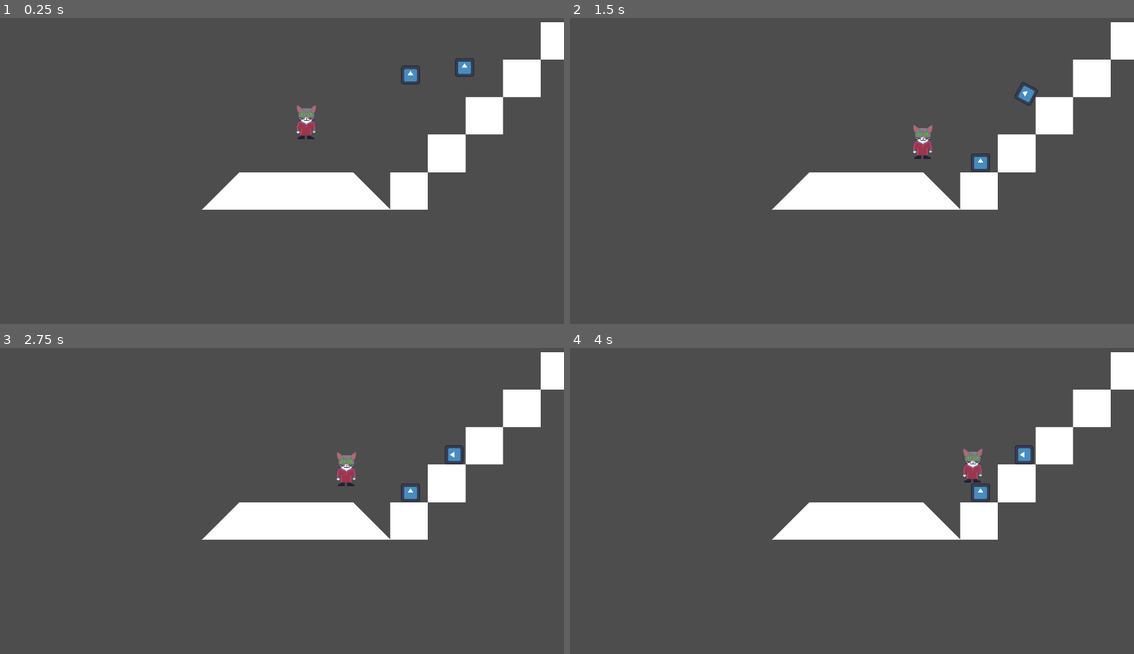
Above: before the commit, frames 1-4 (two rows, left to right).
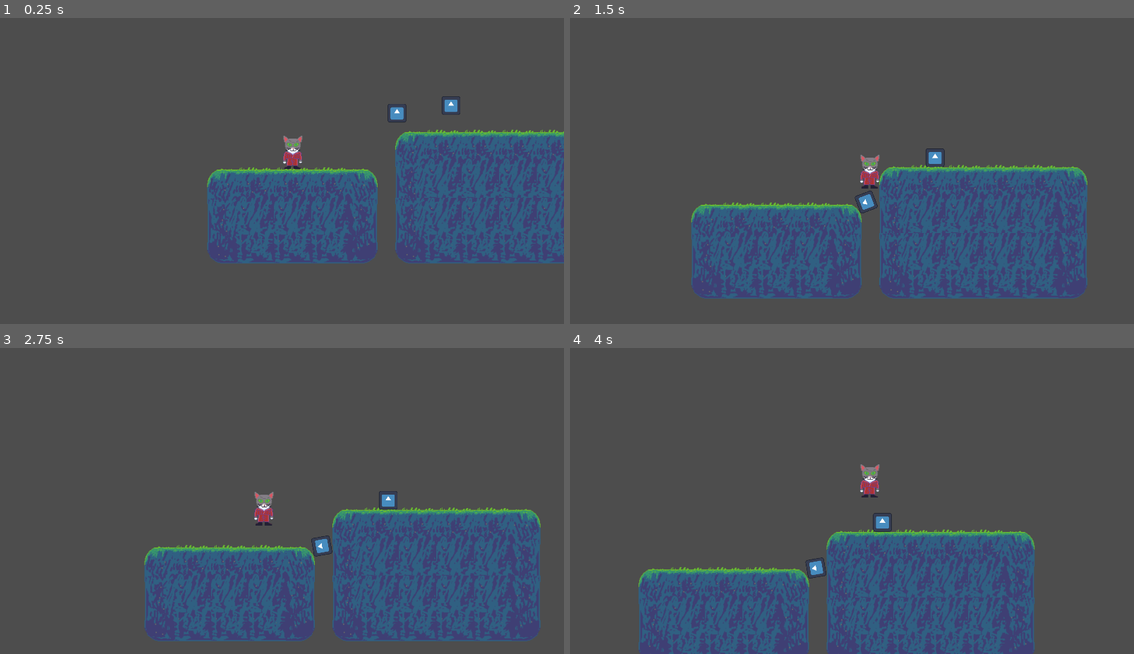
Above: after the commit, the same moments.

Repository: RubenTipparach/anekin-and-baby-cat-adventures
Game: Godot game, scene res://worldo.tscn
Two runs of this game, one before a commit and one after it. Both use one fixed random seed, a clock stepped at 60 frames per second and the inputs below. The engine's default icon, where the game draws it, is replaced by a stand-in: a white triangle on a blue panel in a dark square.
Inputs:
- Up to frame 1 (0.25 s): no input
- Up to frame 2 (1.5 s): hold D (cat_right) from 0.53 s (still down); tap Space (cat_jump) at 0.6, 0.77, 1.07, 1.35 s
- Up to frame 3 (2.75 s): tap Space (cat_jump) at 1.52, 1.82, 2.1 s; release D (cat_right) at 2.03 s; hold A (cat_left) from 2.03 s (still down)
- Up to frame 4 (4 s): release A (cat_left) at 2.78 s; hold D (cat_right) from 2.78 s (still down); tap Space (cat_jump) at 2.85, 3.02, 3.32, 3.6, 3.77 s

The runs differ from the first frame. In frame 1, 25% of the frame differs, in the area x 35-100%, y 1-81%; in frame 2, 30%; in frame 3, 31%, in the area x 25-100%, y 1-96%; in frame 4, 30%.

Commit message:
anakin running

Diff:
--- /dev/null
+++ b/CatCamera.gd
@@ -0,0 +1,42 @@
+extends Camera2D
+
+# Reference to the player node
+@export var player: Node2D
+
+# Offset between player's position and camera
+@export var offsetCam = Vector2(0, 0)
+
+# Deadzone in the middle where camera won't move
+@export var deadzone = Vector2(50, 50)
+
+@export var followSpeed: float = 1
+
+var desired_position = Vector2(0, 0)
+
+func _ready():
+	# Assuming the player node is named "Player"
+	#player = get_node("/root/worldo/Anekin_CAT")
+	desired_position = player.global_position
+	pass
+
+func _process(delta):
+	# Get the player's global position
+	var player_pos = player.global_position
+
+	# Calculate the difference between camera and player position
+	var difference = global_position - player_pos
+
+	# Initialize target position for the camera
+	var target_position = global_position
+
+	# Handle X-axis Deadzone
+	if abs(difference.x) > deadzone.x:
+		target_position.x = player_pos.x + sign(difference.x) * deadzone.x
+
+	# Handle Y-axis Deadzone
+	if abs(difference.y) > deadzone.y:
+		target_position.y = player_pos.y + sign(difference.y) * deadzone.y
+
+	# Smoothly move the camera to the target position
+	global_position.x = lerp(global_position.x, target_position.x, followSpeed * delta)
+	global_position.y = lerp(global_position.y, target_position.y, followSpeed * delta)
--- a/PlayerCat.gd
+++ b/PlayerCat.gd
@@ -18,17 +18,17 @@
 
 	# Left and Right Movement
 	if Input.is_action_pressed("cat_left"):
-		print("left")
+		#print("left")
 		velocity.x = -speed * delta
 	elif Input.is_action_pressed("cat_right"):
-		print("right")
+		#print("right")
 		velocity.x = speed * delta
 	else:
 		velocity.x = 0
 
 	# Jump
 	if Input.is_action_just_pressed("cat_jump") and is_on_floor():
-		print("jumped")
+		#print("jumped")
 		velocity.y = jump_strength
 
 	#gravity = 1
@@ -37,5 +37,4 @@
 	velocity.y += gravity * delta
 
 	# Move the character
-	# move_and_slide(velocity, Vector2.UP)
 	move_and_slide()
--- /dev/null
+++ b/anakin_tiels.tres
@@ -0,0 +1,48 @@
+[gd_resource type="TileSet" load_steps=3 format=3 uid="uid://co7y5y7th2uew"]
+
+[ext_resource type="Texture2D" uid="uid://cjc43iaepm1k1" path="res://tileset_new.png" id="1_hhq36"]
+
+[sub_resource type="TileSetAtlasSource" id="TileSetAtlasSource_h1gt8"]
+texture = ExtResource("1_hhq36")
+texture_region_size = Vector2i(64, 64)
+2:0/0 = 0
+2:0/0/physics_layer_0/linear_velocity = Vector2(0, 0)
+2:0/0/physics_layer_0/angular_velocity = 0.0
+2:0/0/physics_layer_0/polygon_0/points = PackedVector2Array(-11.25, -16, 6.25, -14, 17.75, 5, 16.75, 32, -32, 32, -32, -16)
+1:1/0 = 0
+1:1/0/physics_layer_0/linear_velocity = Vector2(0, 0)
+1:1/0/physics_layer_0/angular_velocity = 0.0
+1:1/0/physics_layer_0/polygon_0/points = PackedVector2Array(-32, -32, 32, -32, 32, 32, -32, 32)
+2:1/0 = 0
+2:1/0/physics_layer_0/linear_velocity = Vector2(0, 0)
+2:1/0/physics_layer_0/angular_velocity = 0.0
+2:1/0/physics_layer_0/polygon_0/points = PackedVector2Array(-32, -32, 16, -32, 16, 32, -32, 32)
+0:2/0 = 0
+0:2/0/physics_layer_0/linear_velocity = Vector2(0, 0)
+0:2/0/physics_layer_0/angular_velocity = 0.0
+0:2/0/physics_layer_0/polygon_0/points = PackedVector2Array(-16, -32, 32, -32, 32, 16, 7.75, 16.25, -8.75, 11.5, -16, -1.5)
+1:2/0 = 0
+1:2/0/physics_layer_0/linear_velocity = Vector2(0, 0)
+1:2/0/physics_layer_0/angular_velocity = 0.0
+1:2/0/physics_layer_0/polygon_0/points = PackedVector2Array(-32, -32, 32, -32, 32, 16, -32, 16)
+2:2/0 = 0
+2:2/0/physics_layer_0/linear_velocity = Vector2(0, 0)
+2:2/0/physics_layer_0/angular_velocity = 0.0
+2:2/0/physics_layer_0/polygon_0/points = PackedVector2Array(-32, -32, 16, -32, 16.75, -4.25, 13, 5.75, -1.75, 15.5, -32, 16)
+0:1/0 = 0
+0:1/0/physics_layer_0/linear_velocity = Vector2(0, 0)
+0:1/0/physics_layer_0/angular_velocity = 0.0
+0:1/0/physics_layer_0/polygon_0/points = PackedVector2Array(-16, -32, 32, -32, 32, 32, -16, 32)
+0:0/0 = 0
+0:0/0/physics_layer_0/linear_velocity = Vector2(0, 0)
+0:0/0/physics_layer_0/angular_velocity = 0.0
+0:0/0/physics_layer_0/polygon_0/points = PackedVector2Array(1, -16, 32, -16, 32, 32, -16, 32, -16, 9.75, -11.75, -6)
+1:0/0 = 0
+1:0/0/physics_layer_0/linear_velocity = Vector2(0, 0)
+1:0/0/physics_layer_0/angular_velocity = 0.0
+1:0/0/physics_layer_0/polygon_0/points = PackedVector2Array(32, -16, 32, 32, -32, 32, -32, -16)
+
+[resource]
+tile_size = Vector2i(64, 64)
+physics_layer_0/collision_layer = 1
+sources/0 = SubResource("TileSetAtlasSource_h1gt8")
--- a/worldo.tscn
+++ b/worldo.tscn
@@ -1,39 +1,10 @@
-[gd_scene load_steps=9 format=3 uid="uid://d2t55ajt2ugni"]
+[gd_scene load_steps=8 format=3 uid="uid://d2t55ajt2ugni"]
 
-[ext_resource type="Texture2D" uid="uid://c1cvri1aowk38" path="res://TilesetOf5.png" id="1_ffki7"]
+[ext_resource type="Script" path="res://CatCamera.gd" id="1_7gp6i"]
+[ext_resource type="TileSet" uid="uid://co7y5y7th2uew" path="res://anakin_tiels.tres" id="2_44ar8"]
 [ext_resource type="Texture2D" uid="uid://pd6vncmfjkpy" path="res://icon.svg" id="2_144n0"]
 [ext_resource type="Texture2D" uid="uid://daq5bbt6xrvrc" path="res://anakin_man.png" id="3_doh7y"]
 [ext_resource type="Script" path="res://PlayerCat.gd" id="3_w7ma1"]
-
-[sub_resource type="TileSetAtlasSource" id="TileSetAtlasSource_6hylm"]
-texture = ExtResource("1_ffki7")
-texture_region_size = Vector2i(256, 256)
-2:2/0 = 0
-2:2/0/physics_layer_0/linear_velocity = Vector2(0, 0)
-2:2/0/physics_layer_0/angular_velocity = 0.0
-2:2/0/physics_layer_0/polygon_0/points = PackedVector2Array(-128, -128, 128, -128, -128, 128)
-1:1/0 = 0
-1:1/0/physics_layer_0/linear_velocity = Vector2(0, 0)
-1:1/0/physics_layer_0/angular_velocity = 0.0
-1:1/0/physics_layer_0/polygon_0/points = PackedVector2Array(-128, -128, 128, -128, 128, 128, -128, 128)
-0:2/0 = 0
-0:2/0/physics_layer_0/linear_velocity = Vector2(0, 0)
-0:2/0/physics_layer_0/angular_velocity = 0.0
-0:2/0/physics_layer_0/polygon_0/points = PackedVector2Array(-128, -128, 128, -128, 128, 128)
-0:0/0 = 0
-0:0/0/physics_layer_0/linear_velocity = Vector2(0, 0)
-0:0/0/physics_layer_0/angular_velocity = 0.0
-0:0/0/physics_layer_0/polygon_0/points = PackedVector2Array(128, -128, 128, 128, -128, 128)
-2:0/0 = 0
-2:0/0/physics_layer_0/linear_velocity = Vector2(0, 0)
-2:0/0/physics_layer_0/angular_velocity = 0.0
-2:0/0/physics_layer_0/polygon_0/points = PackedVector2Array(-128, -128, 128, 128, -128, 128)
-
-[sub_resource type="TileSet" id="TileSet_yv10i"]
-tile_size = Vector2i(256, 256)
-physics_layer_0/collision_layer = 1
-physics_layer_0/collision_mask = 15
-sources/0 = SubResource("TileSetAtlasSource_6hylm")
 
 [sub_resource type="RectangleShape2D" id="RectangleShape2D_jun5f"]
 size = Vector2(138, 132)
@@ -43,16 +14,13 @@
 
 [node name="Node2D" type="Node2D"]
 
-[node name="Camera2D" type="Camera2D" parent="."]
-position = Vector2(372, -397)
-zoom = Vector2(0.5, 0.5)
-
 [node name="TileMap" type="TileMap" parent="."]
-position = Vector2(85, -97)
-tile_set = SubResource("TileSet_yv10i")
+position = Vector2(151, -182)
+scale = Vector2(4, 4)
+tile_set = ExtResource("2_44ar8")
 cell_quadrant_size = 64
 format = 2
-layer_0/tile_data = PackedInt32Array(-1, 0, 0, -65536, 65536, 1, -65535, 65536, 1, -65534, 65536, 1, -65533, 131072, 0, -65532, 65536, 1, -131067, 65536, 1, -196602, 65536, 1, -262137, 65536, 1, -327672, 65536, 1)
+layer_0/tile_data = PackedInt32Array(-65537, 0, 0, -1, 0, 1, 65535, 0, 2, -131072, 65536, 0, -65536, 65536, 1, 0, 65536, 2, -131070, 65536, 0, -65534, 65536, 1, 2, 65536, 2, -131069, 131072, 0, -65533, 131072, 1, 3, 131072, 2, -131071, 65536, 0, -65535, 65536, 1, 1, 65536, 2, -196604, 0, 0, -131068, 0, 1, -65532, 0, 1, 4, 0, 2, 5, 65536, 2, 6, 65536, 2, 7, 65536, 2, 8, 65536, 2, 9, 131072, 2, -65527, 131072, 1, -131063, 131072, 1, -196599, 131072, 0, -196600, 65536, 0, -196601, 65536, 0, -196602, 65536, 0, -196603, 65536, 0, -131067, 65536, 1, -131066, 65536, 1, -65529, 65536, 1, -65528, 65536, 1, -131064, 65536, 1, -131065, 65536, 1, -65530, 65536, 1, -65531, 65536, 1)
 
 [node name="RocksLol" type="RigidBody2D" parent="."]
 position = Vector2(1615, -1096)
@@ -85,7 +53,7 @@
 floor_snap_length = 2.0
 platform_floor_layers = 4193581761
 script = ExtResource("3_w7ma1")
-speed = 20000
+speed = 40000
 jump_strength = -1000
 gravity = 2000
 
@@ -98,3 +66,11 @@
 shape = SubResource("RectangleShape2D_gk8gy")
 
 [node name="Node2D" type="Node2D" parent="."]
+
+[node name="Camera2D" type="Camera2D" parent="." node_paths=PackedStringArray("player")]
+position = Vector2(464, -546)
+zoom = Vector2(0.5, 0.5)
+script = ExtResource("1_7gp6i")
+player = NodePath("../Anekin_CAT")
+deadzone = Vector2(100, 100)
+followSpeed = 20.0
Binary file added: tileset_new.aseprite
Binary file added: tileset_new.png
Not shown, added: tileset_new.png.import
